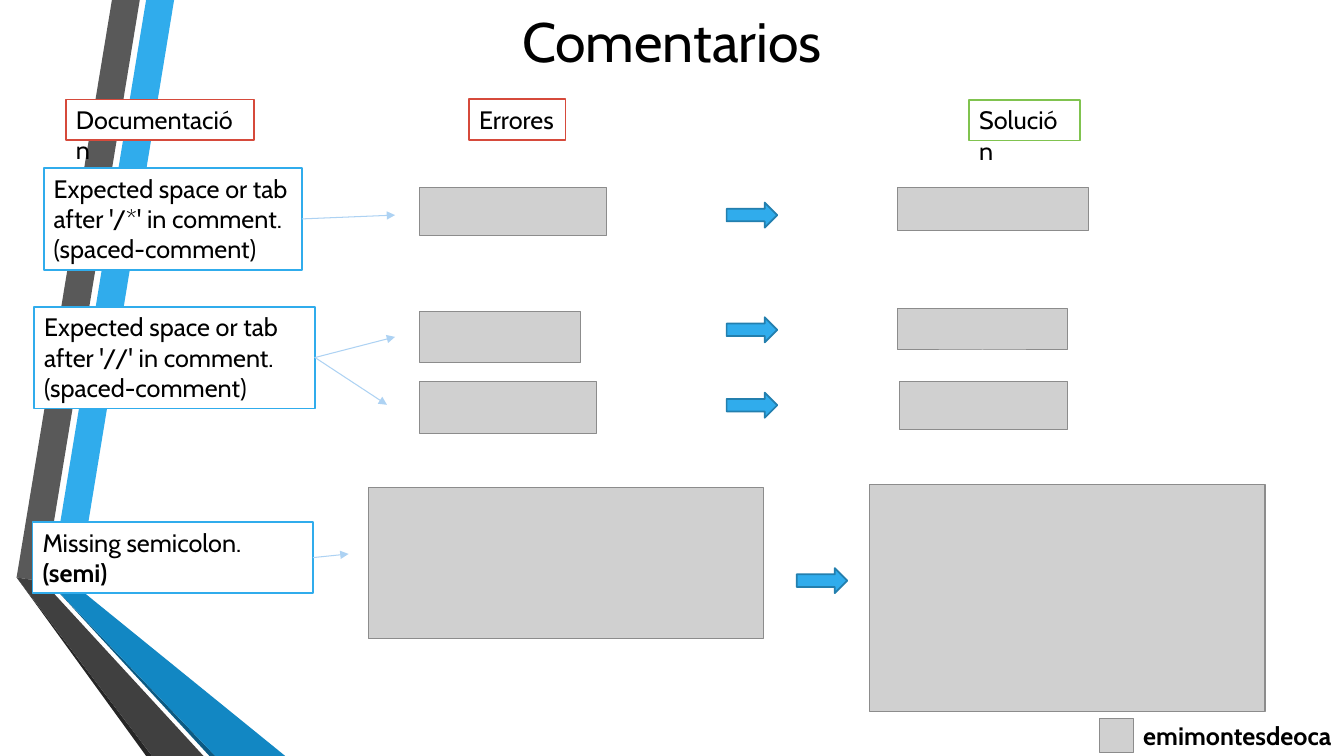
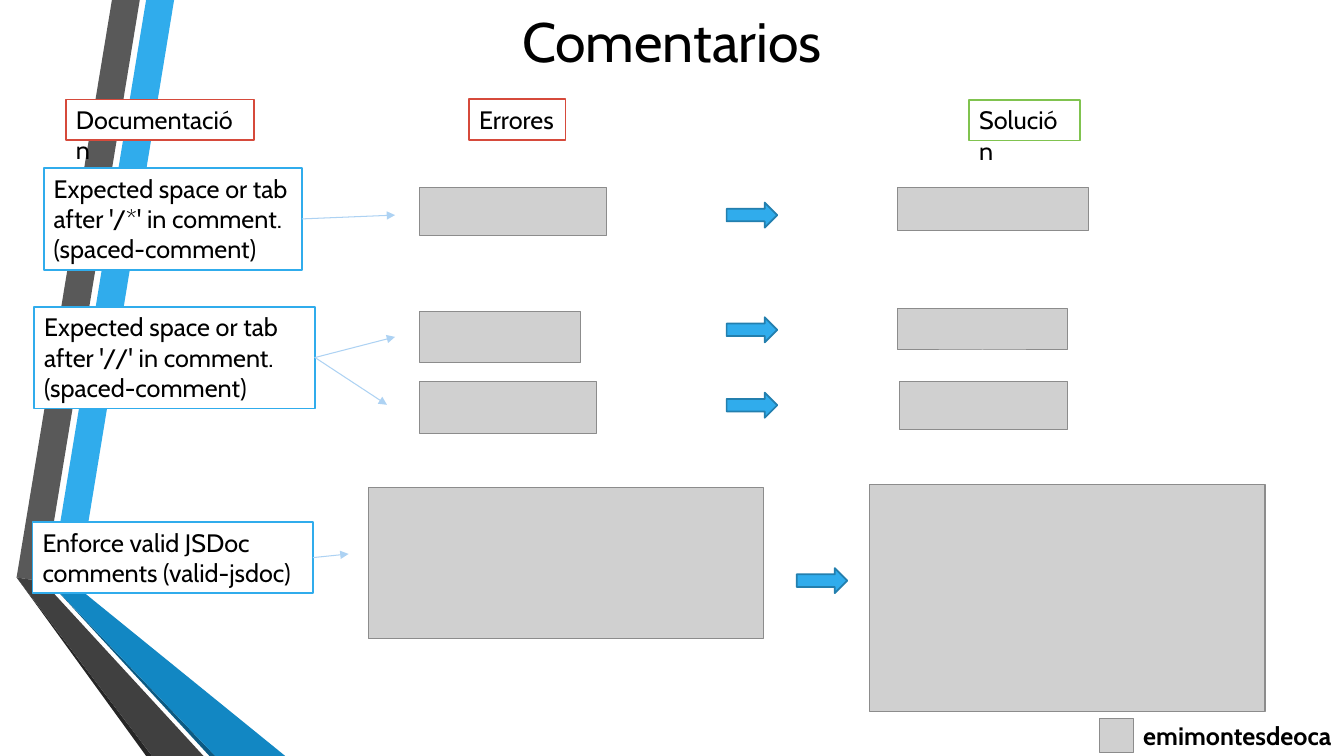
Before and after one commit to emimontesdeoca/2DAW, a slide deck: slide 15 of 2017/DEW/U05/LINTER.pptx. Drawn at 1344x756 pixels with LibreOffice and Linux fonts; fonts in the diff are those of the drawing; grey boxes stand for pictures; background and template pictures are left out. Boxes give left, top, right and bottom in pixels: in the first picture for what was removed or moved away, otherwise in the second. Text is boxed around its words. In the diff, an @@ line names an element or a change of style, - is before the commit and + after.

Commit message:
DEW

```diff
--- a/2017/DEW/U05/LINTER.pptx
+++ b/2017/DEW/U05/LINTER.pptx
@@ text in rectangle at bbox=[43, 533, 290, 588]: text changed @@
-Missing semicolon. (semi)
+Enforce valid JSDoc comments (valid-jsdoc)
```
Also in this commit, not shown: 2 other slides changed.
